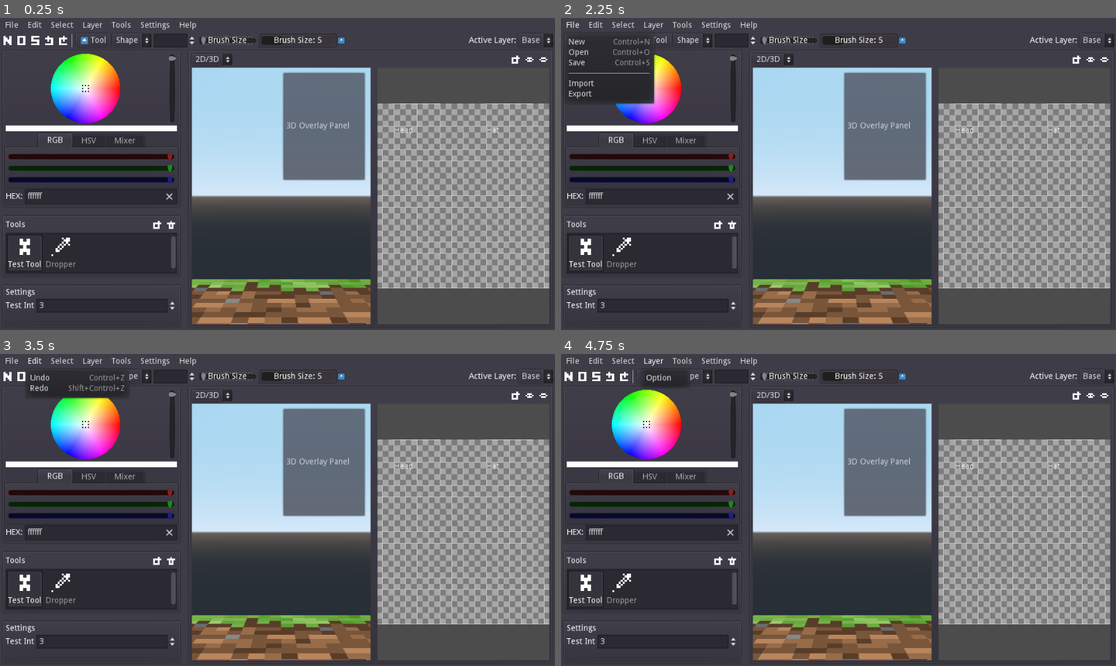
Above: before the commit, frames 1-4 (two rows, left to right).
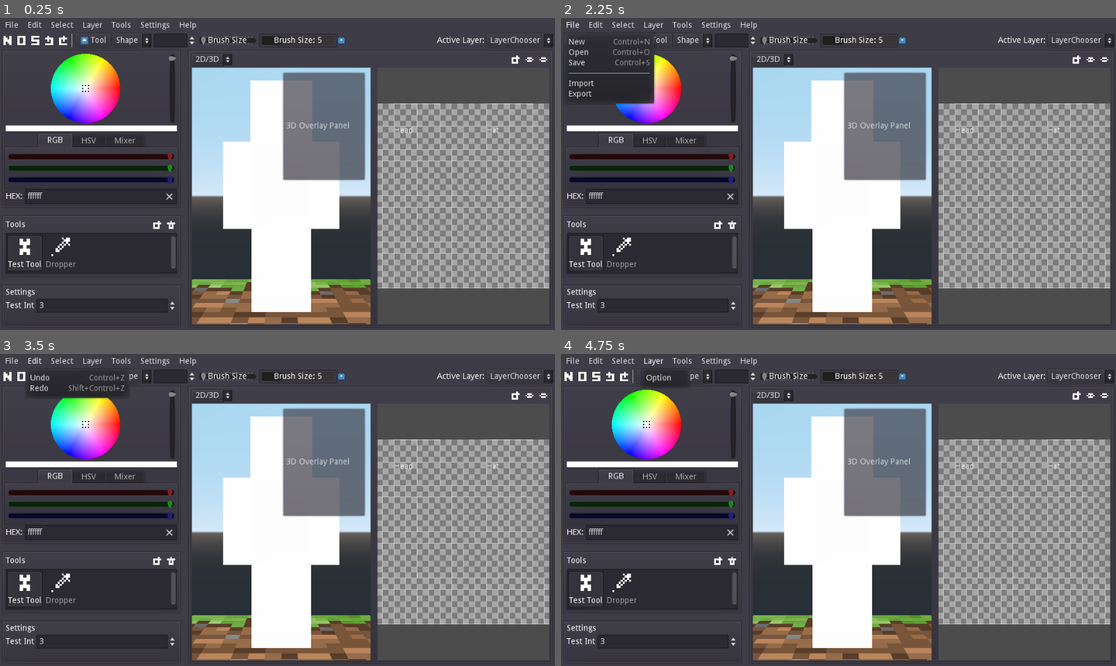
Above: after the commit, the same moments.

Repository: tianer2820/BetterSkin2
Game: Godot game, scene res://assets/gui_root.tscn
Two runs of this game, one before a commit and one after it. Both use one fixed random seed, a clock stepped at 60 frames per second and the inputs below. The engine's default icon, where the game draws it, is replaced by a stand-in: a white triangle on a blue panel in a dark square.
Inputs (mouse positions are in pixels of both pictures, inside the frame that each line leads up to):
- Up to frame 1 (0.25 s): no input
- Up to frame 2 (2.25 s): click (566, 39) at 0.5 s; click (566, 39) at 1.25 s; click "File" at 2 s
- Up to frame 3 (3.5 s): click "Edit" at 2.75 s
- Up to frame 4 (4.75 s): click "Select" at 3.5 s; click "Layer" at 4.25 s

The runs differ from the first frame. In frame 1, 9.5% of the frame differs, in the area x 40-98%, y 5-95%; in frame 2, 9.5%; in frame 3, 9.5%; in frame 4, 9.5%.
Error after the commit: Compile Error: Using own name in class file is not allowed (creates a cyclic reference) (res://scripts/skin_document/skin_document.gd:42)

Commit message:
add SkinRegion data class

Diff:
--- a/project.godot
+++ b/project.godot
@@ -30,6 +30,11 @@
 "path": "res://scripts/skin_document/skin_layer.gd"
 }, {
 "base": "Reference",
+"class": "SkinRegion",
+"language": "GDScript",
+"path": "res://scripts/skin_document/skin_region.gd"
+}, {
+"base": "Reference",
 "class": "ToolBase",
 "language": "GDScript",
 "path": "res://scripts/tool_base.gd"
@@ -44,6 +49,7 @@
 "PropPanelBase": "",
 "SkinDocument": "",
 "SkinLayer": "",
+"SkinRegion": "",
 "ToolBase": "",
 "ToolProp": ""
 }
--- a/scripts/skin_document/skin_document.gd
+++ b/scripts/skin_document/skin_document.gd
@@ -22,6 +22,8 @@
 UI should display it in the reverse order"""
 var layers: Array = []
 
+# regions to be displayed
+var regions: Array = []
 
 func _init(type, res: int = 64) -> void:
 	skin_type = type
@@ -30,3 +32,16 @@
 	var new_layer = SkinLayer.new("Base",
 			Vector2(resolution, resolution))
 	layers.append(new_layer)
+
+
+"""
+static functions for creating new instance
+"""
+
+static func create_steve():
+	var skin = SkinDocument.new(TYPE_STEVE, 64)
+	return skin
+
+static func create_alex():
+	var skin = SkinDocument.new(TYPE_ALEX, 64)
+	return skin
--- /dev/null
+++ b/scripts/skin_document/skin_region.gd
@@ -0,0 +1,13 @@
+extends Reference
+class_name SkinRegion
+
+"""
+A data class, defines a region in the skin document, e.g. head front, body top, left leg left side, etc.
+
+Region is defined on 64x64 skin size, scalling for other resolution is done by functions using this data, not by this class. So for any skin size, the region data should always be the same, assuming skin size of 64x64
+
+Unit is pixels
+"""
+
+var name: String = ""
+var rect: Rect2 = Rect2(0, 0, 0, 0)
Not shown, changed: readme.md
